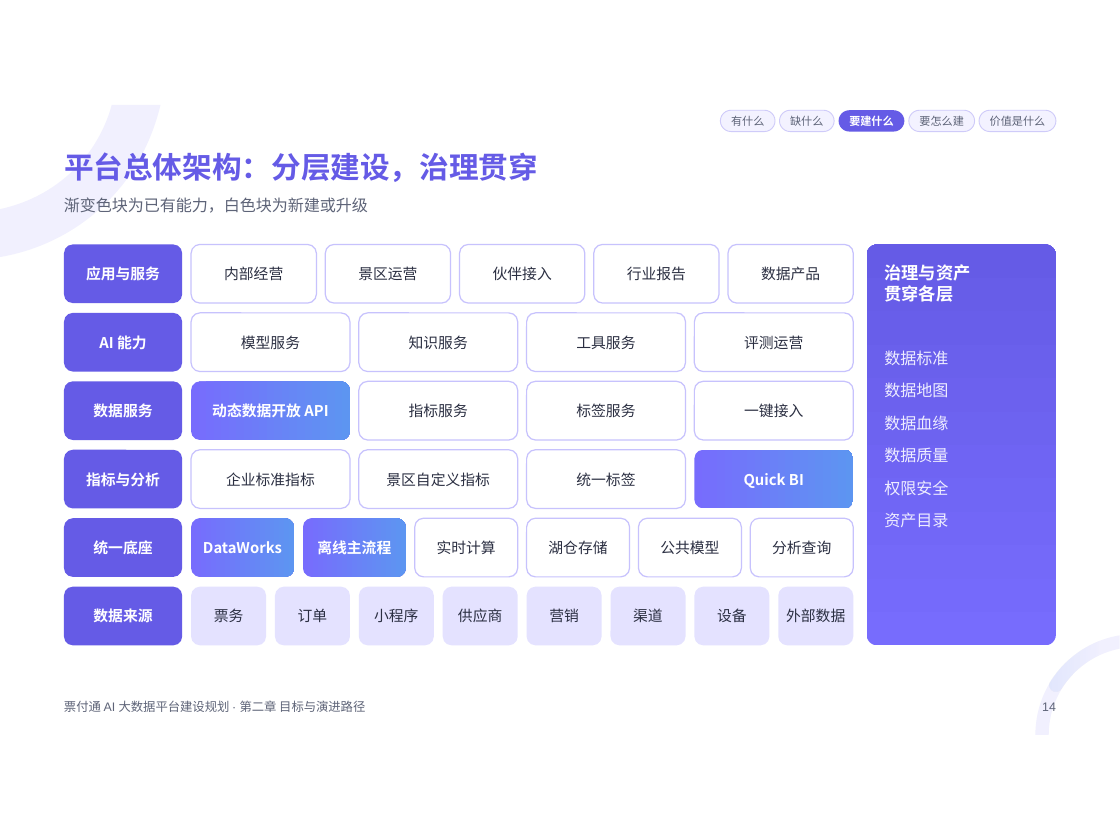
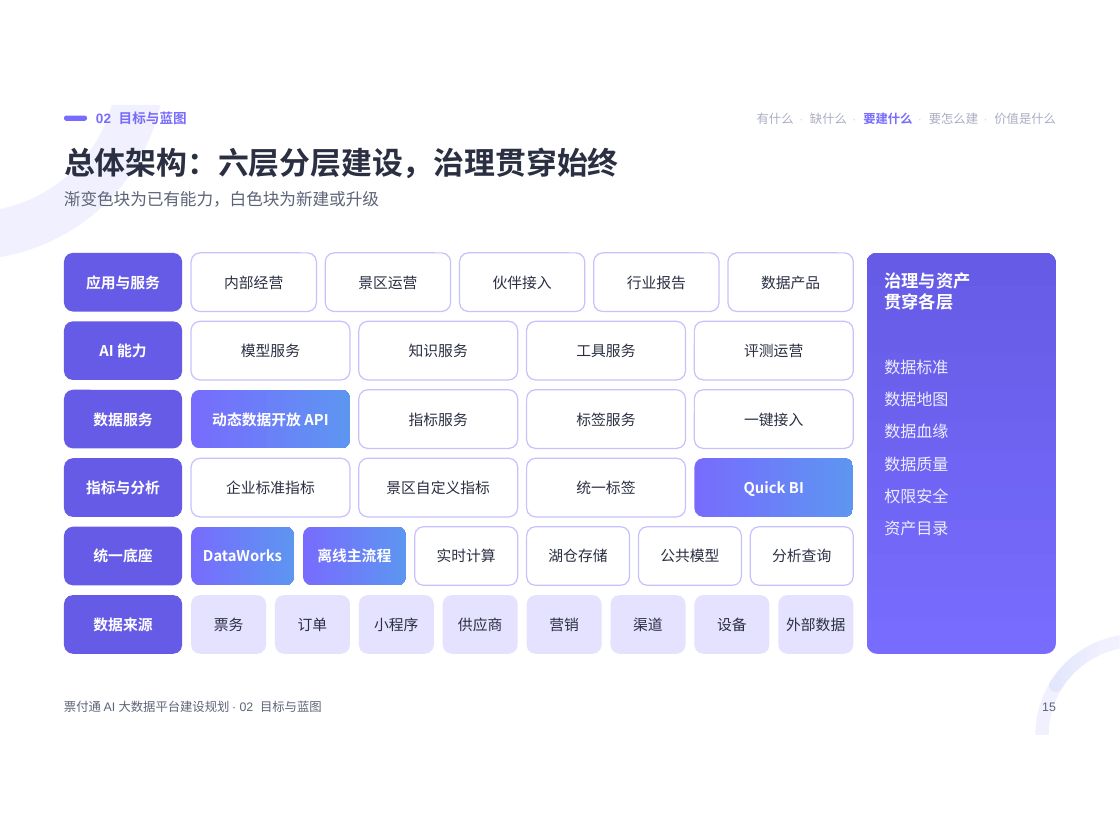
Before and after one commit to keanying/relevance, a slide deck: slide 15 of 票付通AI大数据平台建设规划.pptx (slide 14 before the commit). Drawn at 1120x840 pixels with LibreOffice and Linux fonts; fonts in the diff are those of the drawing. Boxes give left, top, right and bottom in pixels: in the first picture for what was removed or moved away, otherwise in the second. Text is boxed around its words. In the diff, an @@ line names an element or a change of style, - is before the commit and + after.

```diff
--- a/票付通AI大数据平台建设规划.pptx
+++ b/票付通AI大数据平台建设规划.pptx
@@ rounded rectangle added at (64, 116, 87, 121), fill #776CFD @@
@@ text added at (96, 111, 187, 124), 11 pt, text #776CFD, bold @@
+02 目标与蓝图
@@ rounded rectangle removed at (720, 110, 774, 132) @@
-有什么
@@ text added at (757, 112, 1056, 124), 10 pt, text #A9AEC2 @@
+有什么 · 缺什么 · 要建什么 · 要怎么建 · 价值是什么
@@ rounded rectangle removed at (780, 110, 834, 132) @@
-缺什么
@@ rounded rectangle removed at (838, 110, 904, 132) @@
-要建什么
@@ rounded rectangle removed at (908, 110, 974, 132) @@
-要怎么建
@@ rounded rectangle removed at (980, 110, 1056, 132) @@
-价值是什么
@@ title at (64, 147, 619, 178): text changed; size 24 to 25 pt; text colour #655BE6 to #2B2F42 @@
-平台总体架构：分层建设，治理贯穿
+总体架构：六层分层建设，治理贯穿始终
@@ text "渐变色块为已有能力，白色块为新建或升级" at (64, 191, 379, 207): size 13 to 13.5 pt @@
@@ 38 rounded rectangles, 2 texts: place and size @@
-38 rounded rectangles, 2 texts at (64, 244, 1056, 645)
+38 rounded rectangles, 2 texts at (64, 253, 1056, 654)
@@ text at (64, 700, 322, 712): text changed @@
-票付通 AI 大数据平台建设规划 · 第二章 目标与演进路径
+票付通 AI 大数据平台建设规划 · 02 目标与蓝图
@@ text at (1042, 702, 1056, 711): text changed @@
-14
+15
```
Also in this commit, not shown: 51 other slides changed, 1 slide added, 1 slide removed.
